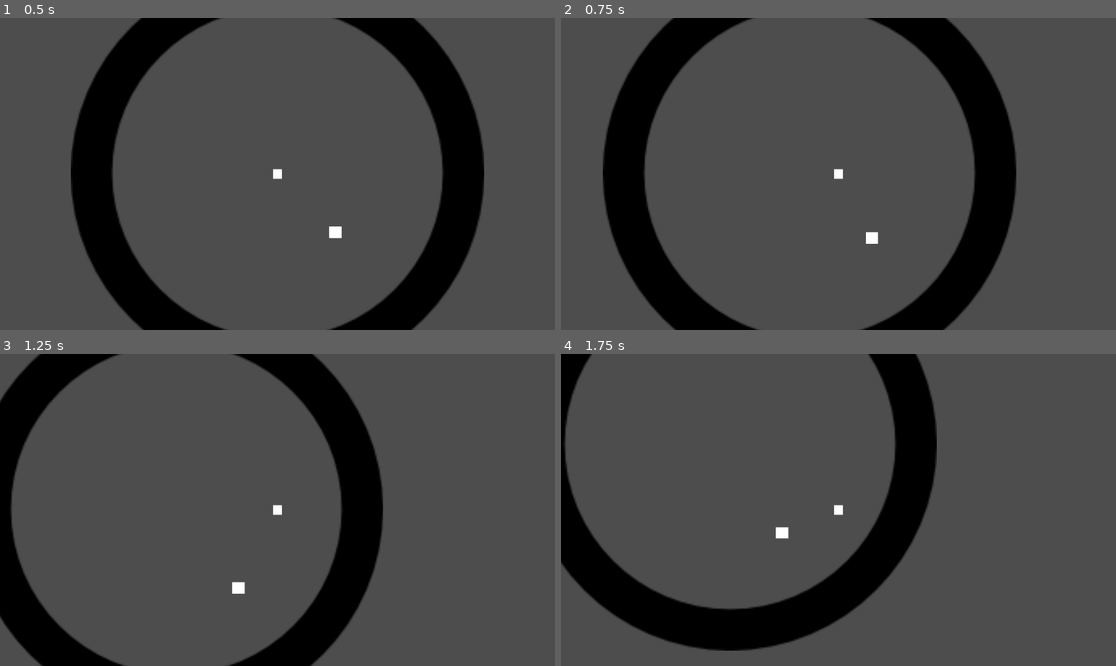
Above: before the commit, frames 1-4 (two rows, left to right).
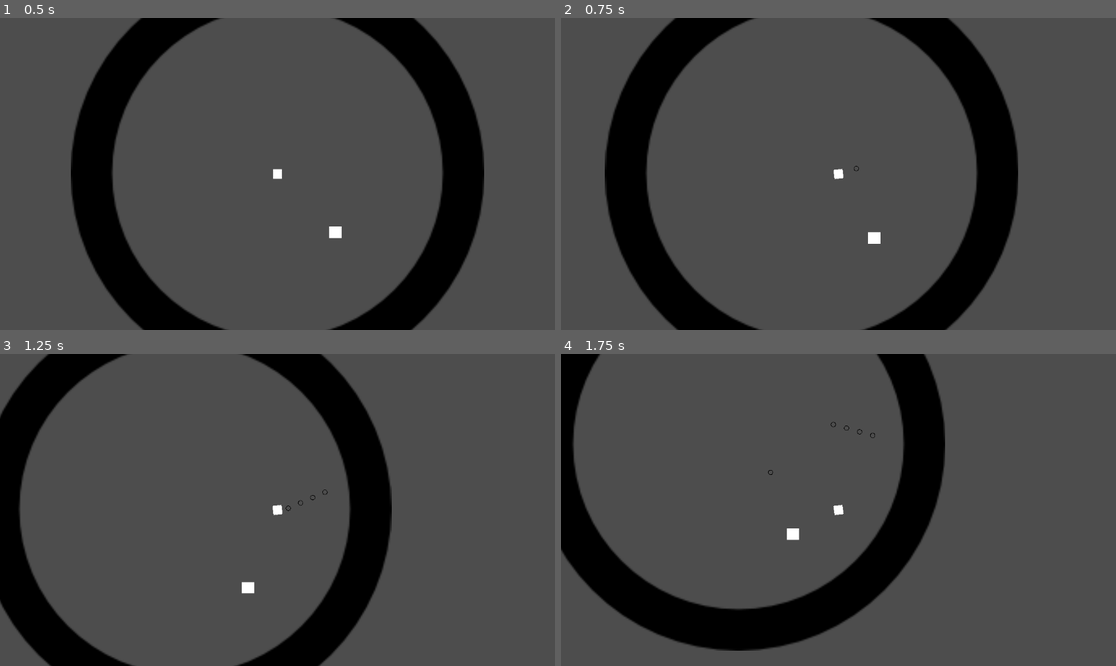
Above: after the commit, the same moments.

Repository: Belphonz/GlobalGameJam2024
Game: Godot game, scene res://scenes/MainScene.tscn
Two runs of this game, one before a commit and one after it. Both use one fixed random seed, a clock stepped at 60 frames per second and the inputs below.
Inputs (mouse positions are in pixels of both pictures, inside the frame that each line leads up to):
- Up to frame 1 (0.5 s): no input
- Up to frame 2 (0.75 s): move the mouse to (960, 158) at 0.52 s; hold D (move_right) from 0.53 s (still down); hold Space (shoot) from 0.53 s (still down)
- Up to frame 3 (1.25 s): keep holding D (move_right); keep holding Space (shoot)
- Up to frame 4 (1.75 s): move the mouse to (727, 525) at 1.27 s; release D (move_right) at 1.28 s; release Space (shoot) at 1.28 s; hold S (move_down) from 1.28 s (still down); tap Space (shoot) at 1.35 s

Frame 1 is identical in both runs. In frame 2, 2.2% of the frame differs, in the area x 7-83%, y 0-100%; in frame 3, 5.9%, in the area x 0-71%, y 0-100%; in frame 4, 5.1%.

Commit message:
Player Shoots Bullets (Unrotated)

Diff:
--- a/elements/player.tscn
+++ b/elements/player.tscn
@@ -7,11 +7,16 @@
 
 [node name="Player" type="CharacterBody2D"]
 script = ExtResource("1_anuxd")
+FIRE_RATE = 0.2
 
 [node name="PlayerCollider" type="Area2D" parent="."]
 
 [node name="CollisionShape2D" type="CollisionShape2D" parent="PlayerCollider"]
 shape = SubResource("RectangleShape2D_fy414")
+
+[node name="BulletPoint" type="Node2D" parent="."]
+position = Vector2(15, 0)
+scale = Vector2(-2.33479e+06, -0.0146739)
 
 [node name="PlayerSprite" type="Sprite2D" parent="."]
 position = Vector2(0, -8.9407e-08)
--- a/scripts/bullets/bullet.gd
+++ b/scripts/bullets/bullet.gd
@@ -1,12 +1,11 @@
 extends CharacterBody2D
 
-@export var speed : float = 200
-@export var maxBounceCount : int = 10
+var speed : float = 200
+var maxBounceCount : int = 10
 var bounceCount : int = 0
 var direction
 
 func _ready():
-	direction = Vector2(1,0)
 	velocity = direction * speed
 
 func _physics_process(delta):
--- a/scripts/player/CharacterController.gd
+++ b/scripts/player/CharacterController.gd
@@ -1,28 +1,37 @@
 extends CharacterBody2D
 
-var HP = 100.0
-@export var MAX_HP = 100.0
-@export var MOVEMENT_SPEED = 300.0
-@export var BULLET_SPEED = 400.0
-@export var FIRERATE = 0.2
+var HP:float = 100.0
+@export var MAX_HP:float = 100.0
+@export var MOVEMENT_SPEED:float = 300.0
+@export var BULLET_SPEED:float = 400.0
+@export var FIRE_RATE:float = 1
+var CURRENT_FIRE_RATE = 0
 var move_direction
-@export var BOUNCEPOWER = 0.05
+
 
 func Controller():
 	var move_direction = Input.get_vector("move_left", "move_right", "move_up", "move_down")
 	var point_direction = get_global_mouse_position()
+	look_at(point_direction)
 	point_direction = point_direction.normalized()
 	velocity = move_direction * MOVEMENT_SPEED
 	move_and_slide()
 
-func Bounce(): # Give up for Now FR BRO
-	var Pivot = get_child(2) as Node2D
-	global_position = Pivot.position + (global_position - Pivot.position).rotated(BOUNCEPOWER)
-	if rotation_degrees == 1 or rotation_degrees == 359:
-		BOUNCEPOWER = BOUNCEPOWER * -1
-	print(rotation_degrees)
-	#look_at(Pivot.position)
+func Shoot(delta):
+	CURRENT_FIRE_RATE = CURRENT_FIRE_RATE + delta
+	if Input.is_action_pressed("shoot") and CURRENT_FIRE_RATE > FIRE_RATE:
+		var bulletInstance:CharacterBody2D = preload("res://elements/bullets/bullet.tscn").instantiate()
+		bulletInstance.speed = BULLET_SPEED
+		bulletInstance.direction = (get_global_mouse_position() - global_position).normalized()
+		bulletInstance.maxBounceCount = 3
+
+		bulletInstance.position = (get_child(1) as Node2D).global_position
+		get_parent().add_child(bulletInstance)
+		CURRENT_FIRE_RATE = 0
+
+
 
 func _physics_process(delta):
 	Controller()
+	Shoot(delta)
 	#Bounce()
